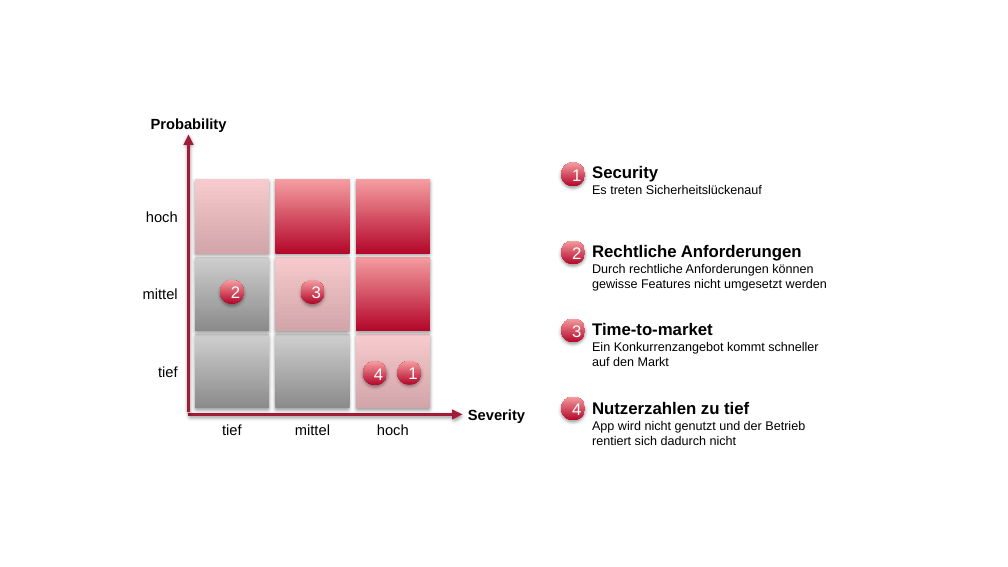
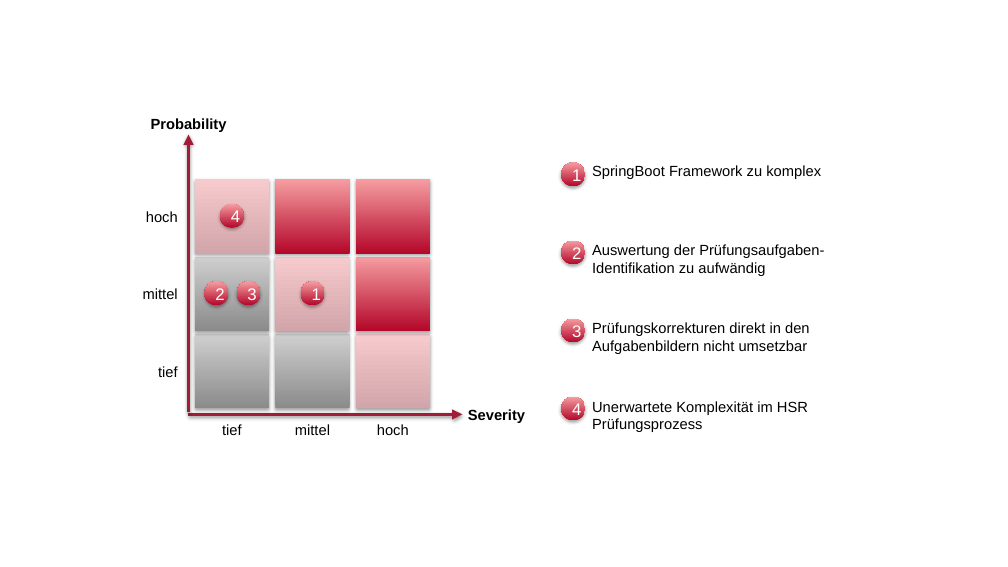
Before and after one commit to Examibur/examibur, a slide deck: slide 1 of docs/projektplan/Risikoanalyse.pptx. Drawn at 1008x567 pixels with LibreOffice and Linux fonts; fonts in the diff are those of the drawing. Boxes give left, top, right and bottom in pixels: in the first picture for what was removed or moved away, otherwise in the second. Text is boxed around its words. In the diff, an @@ line names an element or a change of style, - is before the commit and + after.

```diff
--- a/docs/projektplan/Risikoanalyse.pptx
+++ b/docs/projektplan/Risikoanalyse.pptx
@@ text at (592, 165, 821, 179): text changed; size 12 to 14 pt @@
-Security
-Es treten Sicherheitslückenauf
+SpringBoot Framework zu komplex
@@ ellipse "4": place and size @@
-ellipse "4" at (363, 361, 386, 385)
+ellipse "4" at (220, 204, 243, 228)
@@ text at (592, 244, 824, 276): text changed; size 12 to 14 pt @@
-Rechtliche Anforderungen
-Durch rechtliche Anforderungen können gewisse Features nicht umgesetzt werden
+Auswertung der Prüfungsaufgaben-Identifikation zu aufwändig
@@ ellipse "2": place and size @@
-ellipse "2" at (220, 281, 243, 304)
+ellipse "2" at (204, 281, 228, 305)
@@ ellipse "3": place and size @@
-ellipse "3" at (301, 281, 324, 304)
+ellipse "3" at (237, 281, 260, 305)
@@ ellipse "1": place and size @@
-ellipse "1" at (398, 361, 421, 385)
+ellipse "1" at (301, 281, 324, 305)
@@ text at (592, 322, 810, 354): text changed; size 12 to 14 pt @@
-Time-to-market
-Ein Konkurrenzangebot kommt schneller auf den Markt
+Prüfungskorrekturen direkt in den Aufgabenbildern nicht umsetzbar
@@ text at (592, 401, 808, 432): text changed; size 12 to 14 pt @@
-Nutzerzahlen zu tief
-App wird nicht genutzt und der Betrieb rentiert sich dadurch nicht
+Unerwartete Komplexität im HSR Prüfungsprozess
```
Also in this commit, not shown: 1 other file.
